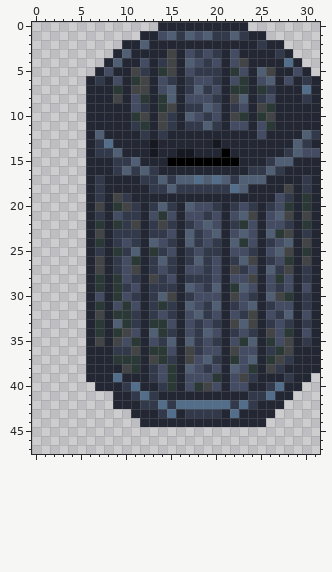
Two states of a pixel-art sprite, Game Arts/ThrashBox.png. Above: the version before the commit.
The file is 32x48 pixels. Colours within 5 levels of each other are drawn and written as one. The old version is drawn lined up with the new one.
And afterwards:
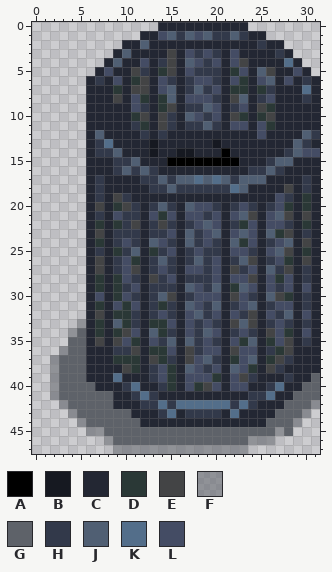
Palette (. is transparent): A #000000  B #161921  C #232733  D #2a3836  E #434445  F #5e62698d  G #5e6269  H #32394a  J #505f73  K #536e8a  L #444c64
Change:
whole drawing moved by +3,-3 (the old picture is shown already moved)
@@ x 0..31 @@
 32 ......CECDDHCHLHCLJHLCLHECLHJCLC
-33 ......CDCJDHCDDLCLHLHCEJECHLHCHC
-34 ......CDCDELCJDHCLHJLCHLHCELDCLC
-35 ......CECELDCLHJCJHLHCLDJCDLECHC
-36 ......CCCHHECDDLCEHLLCELLCHDECCC
-37 ......CCCDDDCEDHCELJHCDLJCDEHCCC
-38 ......CCCCEDCHLDCJLHLCJLDCEHCCCC
-39 ......CCCKCCCHLDCLLLDCLEHCCCHCC.
-40 .......CCCHKCCHDCLDELCLLCCHKCC..
-41 .........CCHKHCCCCCCCCCCHHKCC...
-42 .........CCCHHKHKKKKKKHKHCCC....
-43 ...........CCCHKCHHHHCKCCCC.....
-44 ............CCCCCCCCCCCCCC......
-45 ................................
-46 ................................
-47 ................................
+33 .....FCDCJDHCDDLCLHLHCEJECHLHCHC
+34 ....FGCDCDELCJDHCLHJLCHLHCELDCLC
+35 ....GGCECELDCLHJCJHLHCLDJCDLECHC
+36 ...FGGCCCHHECDDLCEHLLCELLCHDECCC
+37 ..FGGGCCCDDDCEDHCELJHCDLJCDEHCCC
+38 ..FGGGCCCCEDCHLDCJLHLCJLDCEHCCCC
+39 ..FGGGCCCKCCCHLDCLLLDCLEHCCCHCCG
+40 ..FGGGGCCCHKCCHDCLDELCLLCCHKCCGG
+41 ..FGGGGGGCCHKHCCCCCCCCCCHHKCCGGG
+42 ...FGGGGGCCCHHKHKKKKKKHKHCCCGGGF
+43 ....FGGGGGGCCCHKCHHHHCKCCCCGGGF.
+44 .....FGGGGGGCCCCCCCCCCCCCCGGGF..
+45 ......FFGGGGGGGGGGGGGGGGGGGFG...
+46 ........FGGGGGGGGGGGGGGGFFF.....
+47 .........FFFFFFFFFFFFFFF........
